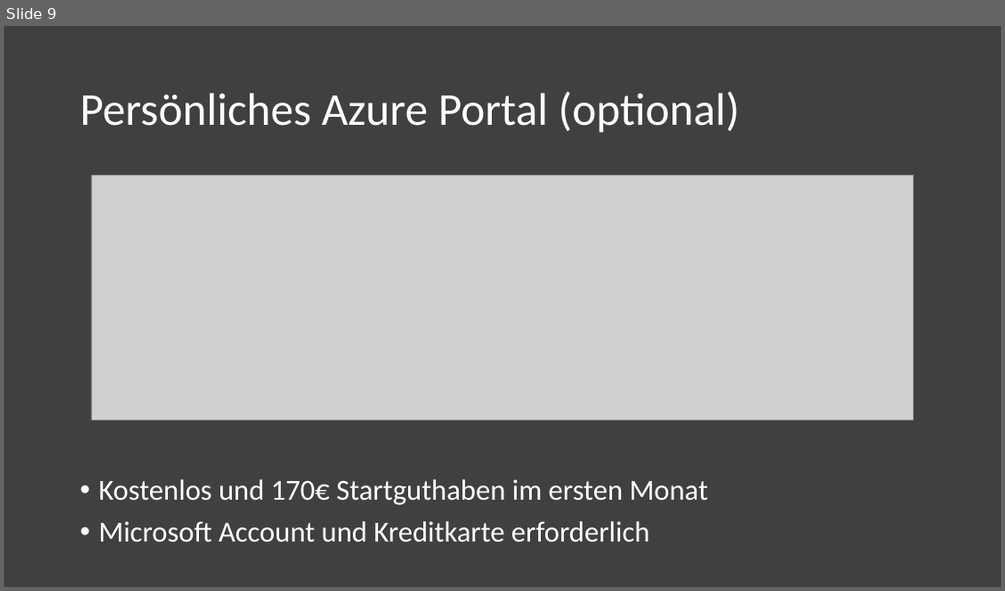
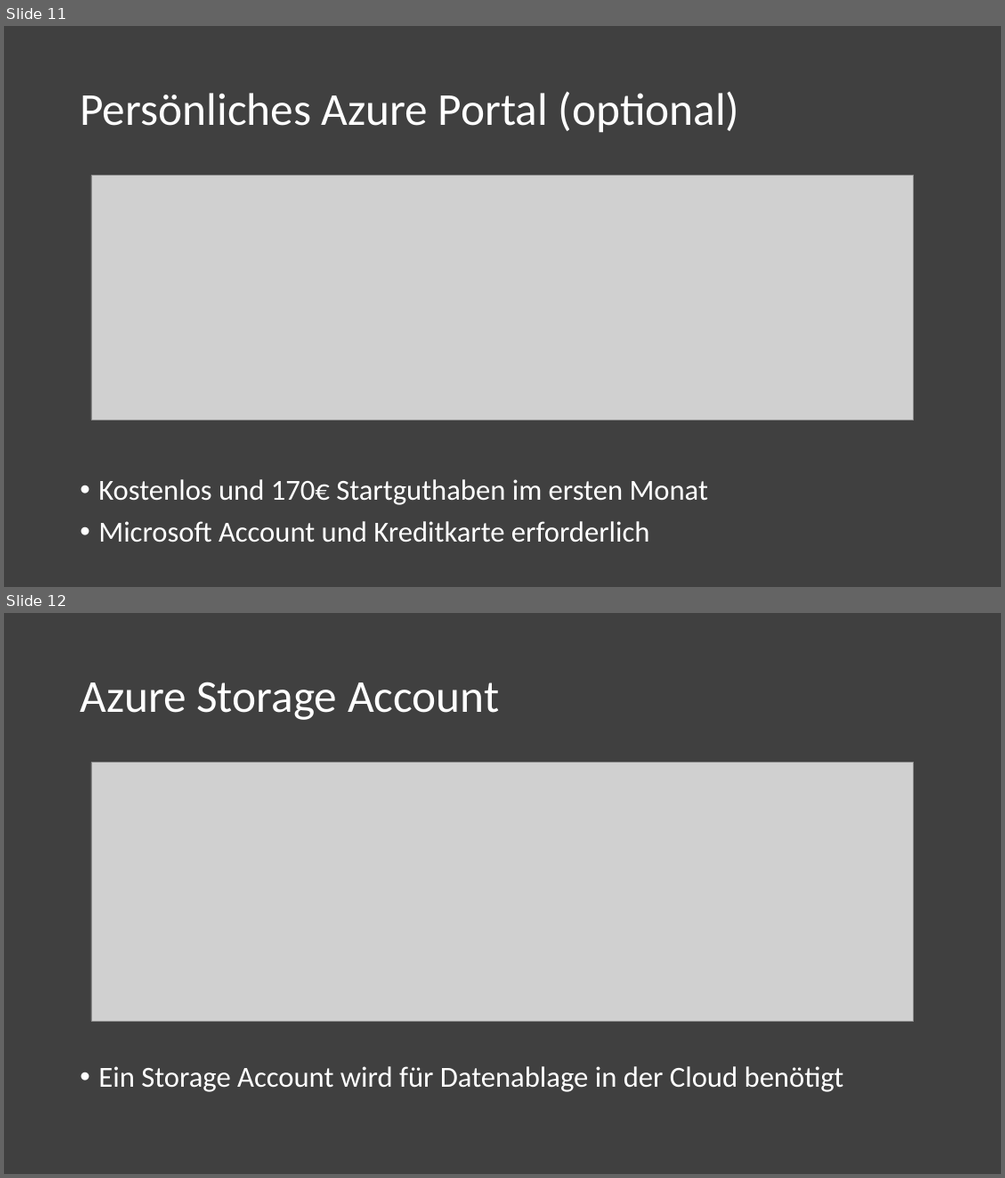
Before and after one commit to saschahenger/ma-workshop, a slide deck: workshop-slides/1-vorbereitung/workshop-1.pptx. Shown one above the other, each under a label of ours: slide 9 before the commit, slides 11 and 12 after it. The pictures are 1005x591 and 1005x1178 pixels, drawn with LibreOffice and Linux fonts; fonts in the diff are those of the drawing; grey boxes stand for pictures. Boxes give left, top, right and bottom in pixels: in the first picture for what was removed or moved away, otherwise in the second. Text is boxed around its words. In the diff, an @@ line names an element or a change of style, - is before the commit and + after.

Commit message:
Daten für ES Demo

```diff
--- a/workshop-slides/1-vorbereitung/workshop-1.pptx
+++ b/workshop-slides/1-vorbereitung/workshop-1.pptx
@@ slide 12 added at <box>4,613,1001,1174</box>, background #404040 @@
@@ title added at <box>80,682,499,720</box>, 44 pt, text #FFFFFF @@
+Azure Storage Account
@@ picture added at <box>91,763,914,1022</box> @@
@@ text added at <box>98,1066,844,1092</box>, 28 pt, text #FFFFFF @@
+• Ein Storage Account wird für Datenablage in der Cloud benötigt
@@ what was slide 9 is now slide 11 @@
```
Also in this commit, not shown: 6 slides changed, 2 other slides added, 8 other files.
